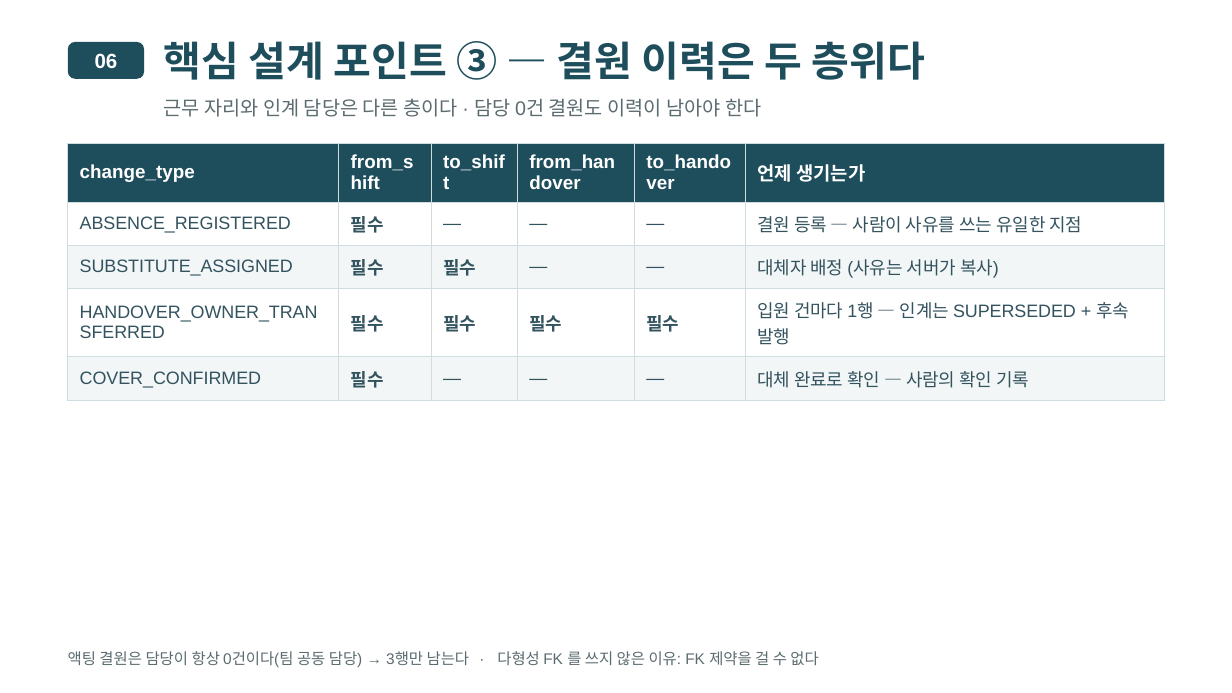
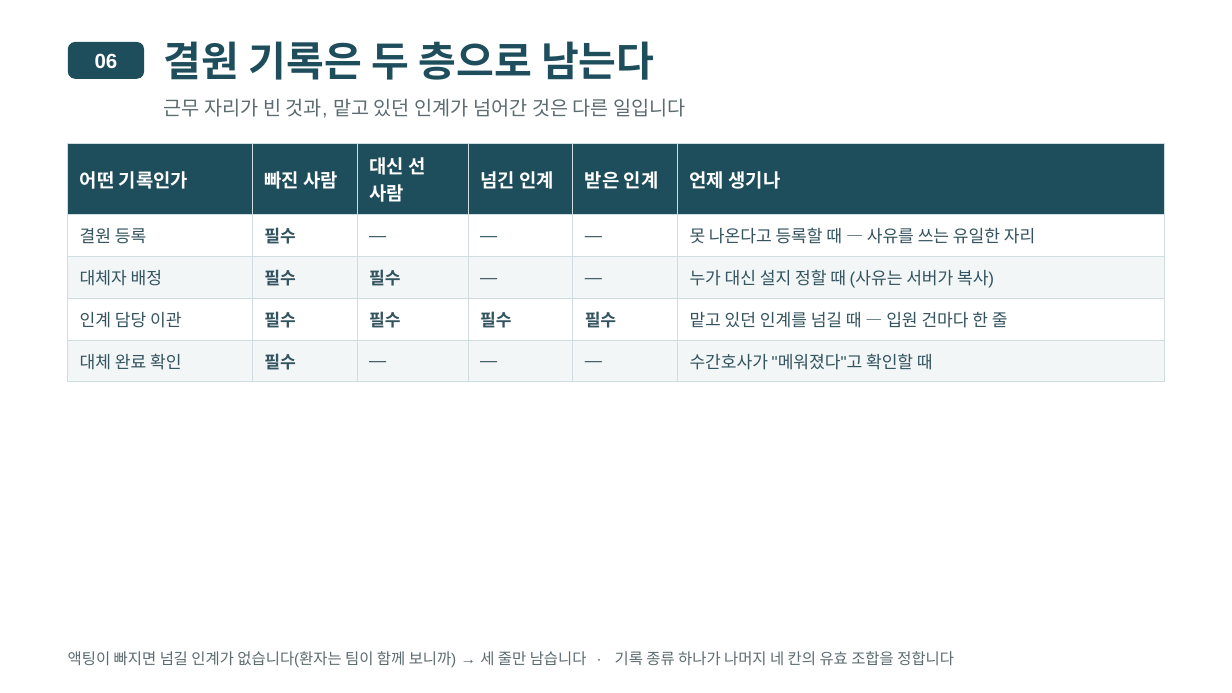
Before and after one commit to wodnjs2020136144/skala-webservice-mini, a slide deck: slide 28 of deliverables/10반_황재원_너와나의인계고리-개요.pptx (slide 23 before the commit). Drawn at 1232x693 pixels with LibreOffice and Linux fonts; fonts in the diff are those of the drawing. Boxes give left, top, right and bottom in pixels: in the first picture for what was removed or moved away, otherwise in the second. Text is boxed around its words. In the diff, an @@ line names an element or a change of style, - is before the commit and + after.

```diff
--- a/deliverables/10반_황재원_너와나의인계고리-개요.pptx
+++ b/deliverables/10반_황재원_너와나의인계고리-개요.pptx
@@ text at (164, 41, 654, 80): text changed @@
-핵심 설계 포인트 ③ — 결원 이력은 두 층위다
+결원 기록은 두 층으로 남는다
@@ text at (164, 98, 686, 118): text changed @@
-근무 자리와 인계 담당은 다른 층이다 · 담당 0건 결원도 이력이 남아야 한다
+근무 자리가 빈 것과, 맡고 있던 인계가 넘어간 것은 다른 일입니다
@@ table at (68, 143, 1164, 374) @@
-row 1: change_type | from_shift | to_shift | from_handover | to_handover | 언제 생기는가
+row 1: 어떤 기록인가 | 빠진 사람 | 대신 선 사람 | 넘긴 인계 | 받은 인계 | 언제 생기나
-row 2, column 1: ABSENCE_REGISTERED
+row 2, column 1: 결원 등록
-row 2, column 6: 결원 등록 — 사람이 사유를 쓰는 유일한 지점
+row 2, column 6: 못 나온다고 등록할 때 — 사유를 쓰는 유일한 자리
-row 3, column 1: SUBSTITUTE_ASSIGNED
+row 3, column 1: 대체자 배정
-row 3, column 6: 대체자 배정 (사유는 서버가 복사)
+row 3, column 6: 누가 대신 설지 정할 때 (사유는 서버가 복사)
-row 4, column 1: HANDOVER_OWNER_TRANSFERRED
+row 4, column 1: 인계 담당 이관
-row 4, column 6: 입원 건마다 1행 — 인계는 SUPERSEDED + 후속 발행
+row 4, column 6: 맡고 있던 인계를 넘길 때 — 입원 건마다 한 줄
-row 5, column 1: COVER_CONFIRMED
+row 5, column 1: 대체 완료 확인
@@ row 5, column 6: "대체 완료로 확인 — 사람의 확인 기록" to "수간호사가 "메워졌다"고 확인할 때" @@
@@ size 10.5 to 10 pt in "필수", "—", "—", "—" and 12 more places @@
@@ text at (68, 651, 954, 667): text changed @@
-액팅 결원은 담당이 항상 0건이다(팀 공동 담당) → 3행만 남는다 · 다형성 FK 를 쓰지 않은 이유: FK 제약을 걸 수 없다
+액팅이 빠지면 넘길 인계가 없습니다(환자는 팀이 함께 보니까) → 세 줄만 남습니다 · 기록 종류 하나가 나머지 네 칸의 유효 조합을 정합니다
```
Also in this commit, not shown: 23 other slides changed, 10 slides added, 4 slides removed, 29 other files.
